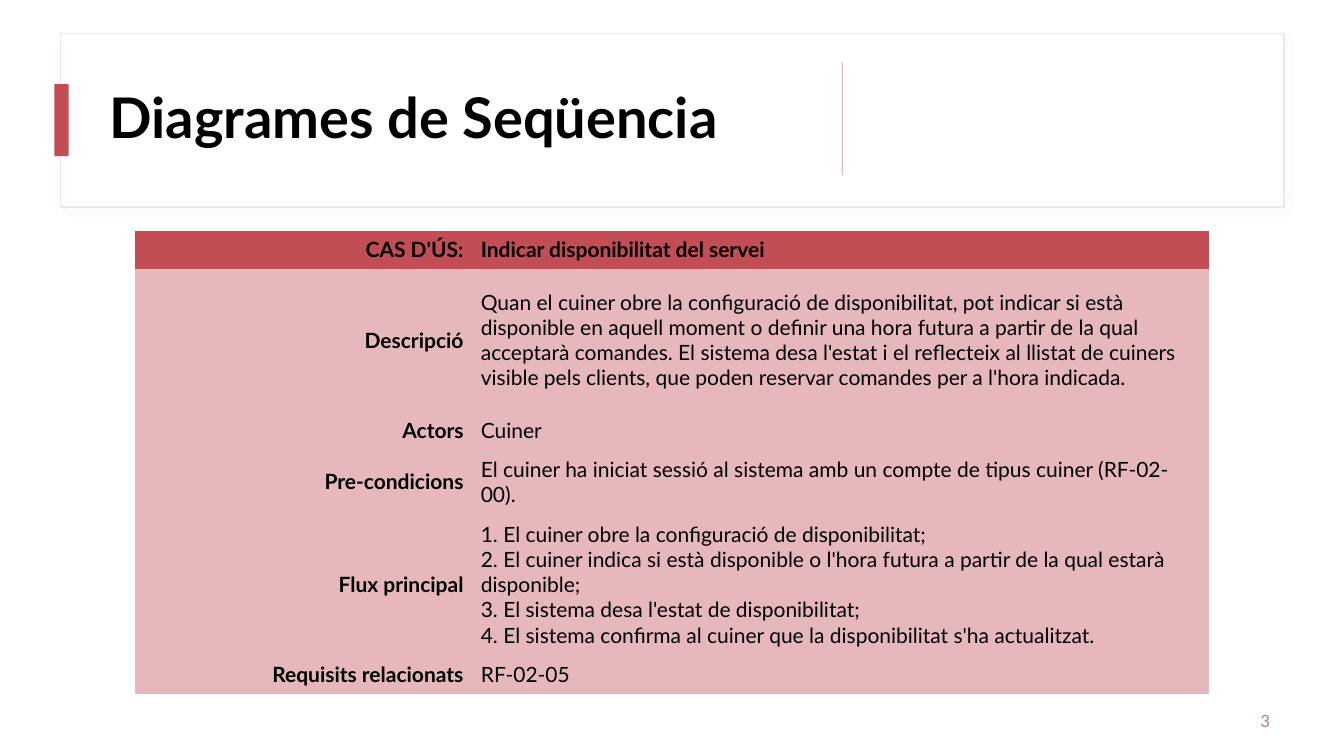
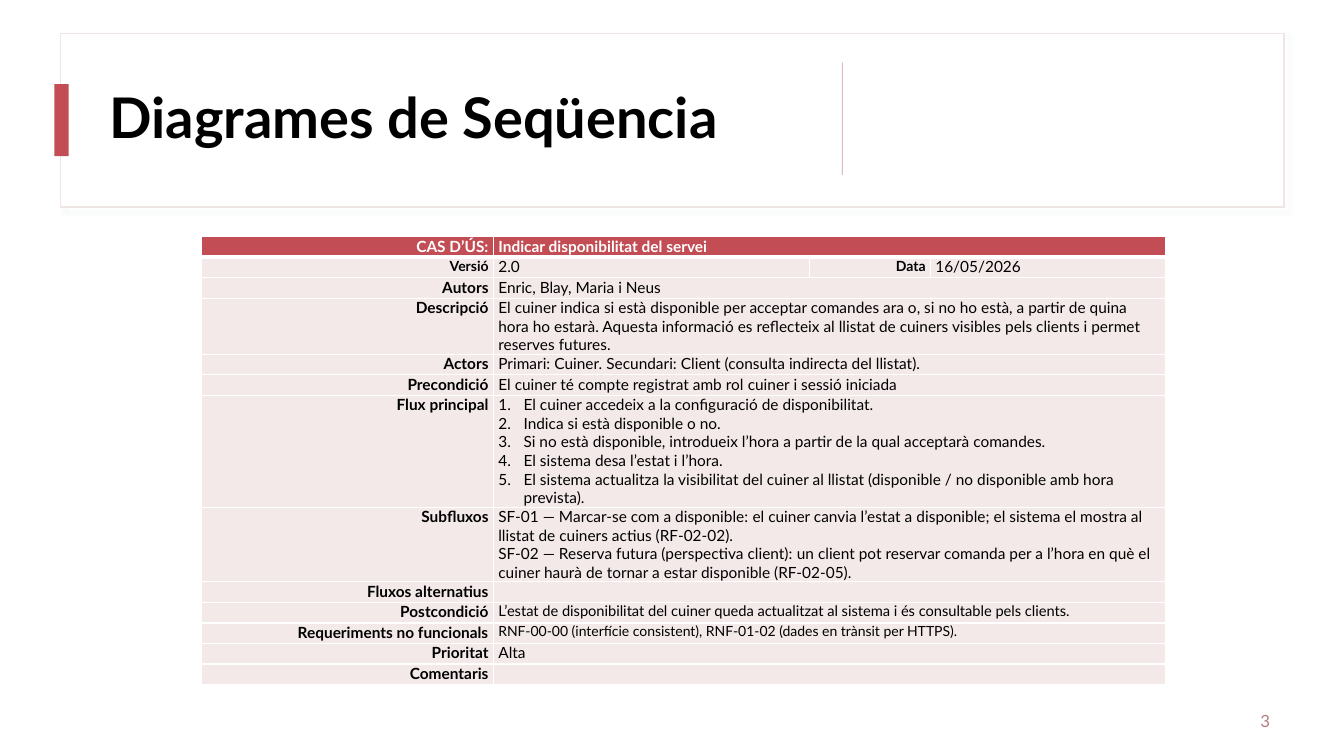
Before and after one commit to enricalv03/ES23UAB-411-08, a slide deck: slide 3 of documents/Presentacions PWP/Diagrames_de_Seq_Enric.pptx. Drawn at 1344x756 pixels with LibreOffice and Linux fonts; fonts in the diff are those of the drawing. Boxes give left, top, right and bottom in pixels: in the first picture for what was removed or moved away, otherwise in the second. Text is boxed around its words. In the diff, an @@ line names an element or a change of style, - is before the commit and + after.

```diff
--- a/documents/Presentacions PWP/Diagrames_de_Seq_Enric.pptx
+++ b/documents/Presentacions PWP/Diagrames_de_Seq_Enric.pptx
@@ table at box(201, 237, 1166, 683) @@
-CAS D'ÚS: | Indicar disponibilitat del servei
-Descripció | Quan el cuiner obre la configuració de disponibilitat, pot indicar si està disponible en aquell moment o definir una hora futura a partir de la qual acceptarà comandes. El sistema desa l'estat i el reflecteix al llistat de cuiners visible pels clients, que poden reservar comandes per a l'hora indicada.
-Actors | Cuiner
-Pre-condicions | El cuiner ha iniciat sessió al sistema amb un compte de tipus cuiner (RF-02-00).
-Flux principal | 1. El cuiner obre la configuració de disponibilitat; 2. El cuiner indica si està disponible o l'hora futura a partir de la qual estarà disponible; 3. El sistema desa l'estat de disponibilitat; 4. El sistema confirma al cuiner que la disponibilitat s'ha actualitzat.
-Requisits relacionats | RF-02-05
+CAS D’ÚS: | Indicar disponibilitat del servei |  | 
+Versió | 2.0 | Data | 16/05/2026
+Autors | Enric, Blay, Maria i Neus |  | 
+Descripció | El cuiner indica si està disponible per acceptar comandes ara o, si no ho està, a partir de quina hora ho estarà. Aquesta informació es reflecteix al llistat de cuiners visibles pels clients i permet reserves futures. |  | 
+Actors | Primari: Cuiner. Secundari: Client (consulta indirecta del llistat). |  | 
+Precondició | El cuiner té compte registrat amb rol cuiner i sessió iniciada |  | 
+Flux principal | El cuiner accedeix a la configuració de disponibilitat. / Indica si està disponible o no. / Si no està disponible, introdueix l’hora a partir de la qual acceptarà comandes. / El sistema desa l’estat i l’hora. / El sistema actualitza la visibilitat del cuiner al llistat (disponible / no disponible amb hora prevista). |  | 
+Subfluxos | SF-01 — Marcar-se com a disponible: el cuiner canvia l’estat a disponible; el sistema el mostra al llistat de cuiners actius (RF-02-02). SF-02 — Reserva futura (perspectiva client): un client pot reservar comanda per a l’hora en què el cuiner haurà de tornar a estar disponible (RF-02-05). |  | 
+Fluxos alternatius |  |  | 
+Postcondició | L’estat de disponibilitat del cuiner queda actualitzat al sistema i és consultable pels clients. |  | 
+Requeriments no funcionals | RNF-00-00 (interfície consistent), RNF-01-02 (dades en trànsit per HTTPS). |  | 
+Prioritat | Alta |  | 
+Comentaris |  |  | 
@@ table: place and size @@
-table at box(135, 231, 1209, 695)
+table at box(201, 237, 1166, 683)
```
Also in this commit, not shown: 5 other slides changed, 1 other file.
